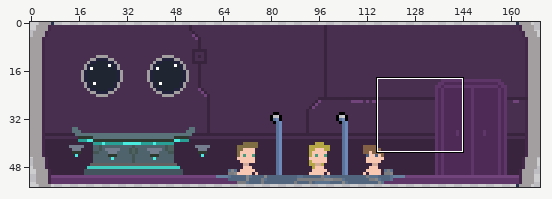
Sprite sheet, stored at assets/images/bar.png. Above, an overview of the earlier version with the close-up marked.
Close-up. The starting point:
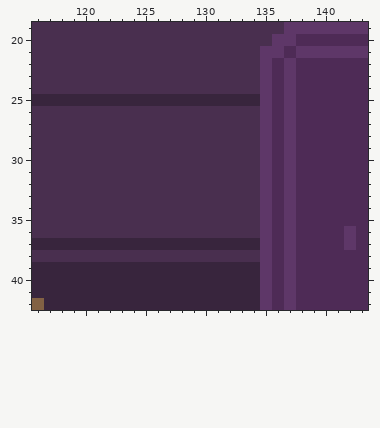
The file is 170x55 pixels. Colours within 5 levels of each other are drawn and written as one. Shown: x 116..143, y 19..42.
And afterwards:
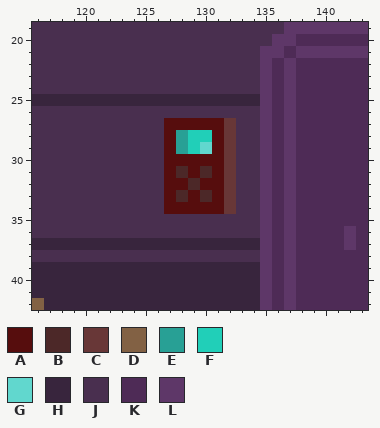
Palette (. is transparent): A #560d0d  B #4c2828  C #683737  D #826144  E #28a095  F #21cfb8  G #61d7ce  H #38253d  J #492f4f  K #4e2b56  L #5e3768
Change:
Colour J gives way to colour A in row 27 at x 127 to 131; in rows 28 to 29 at x 127 and 131; in row 30 at x 127 to 131; in row 31 at x 127, 129 and 131; in row 32 at x 127 to 128 and 130 to 131; in row 33 at x 127, 129 and 131.
Colour J gives way to colour A in row 34 at x 127 to 131.
Colour J gives way to colour B in row 31 at x 128 and 130; in row 32 at x 129; in row 33 at x 128 and 130.
Colour J gives way to colour C in rows 27 to 34 at x 132.
Colour J gives way to colour E in rows 28 to 29 at x 128.
Colour J gives way to colour F in row 28 at x 129 to 130; in row 29 at x 129.
Colour J gives way to colour G in row 29 at x 130.
Pixel boxes of the changes (left, top, right, bottom) in both close-ups:
changed: (164, 118, 236, 214)
